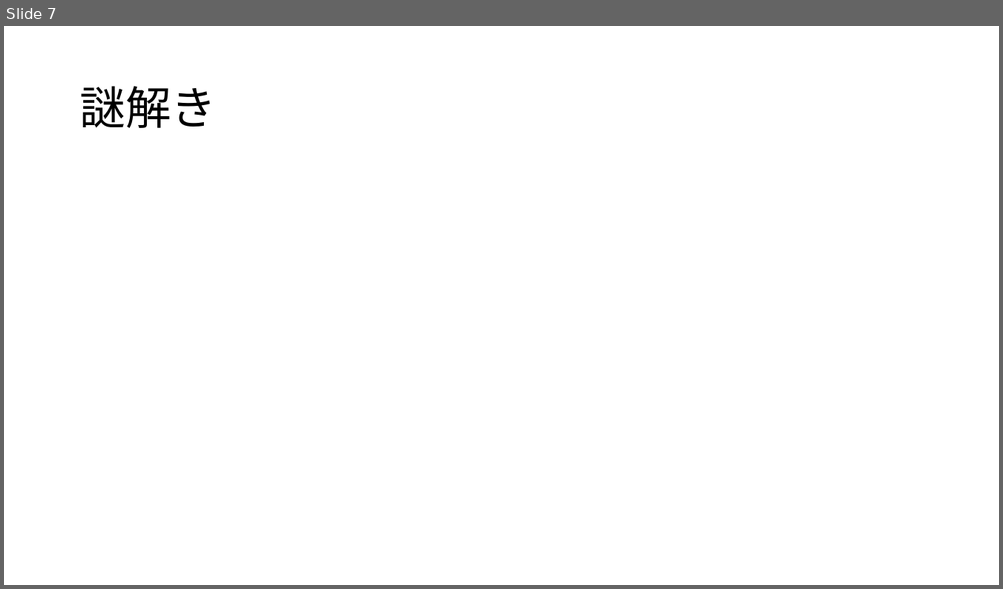
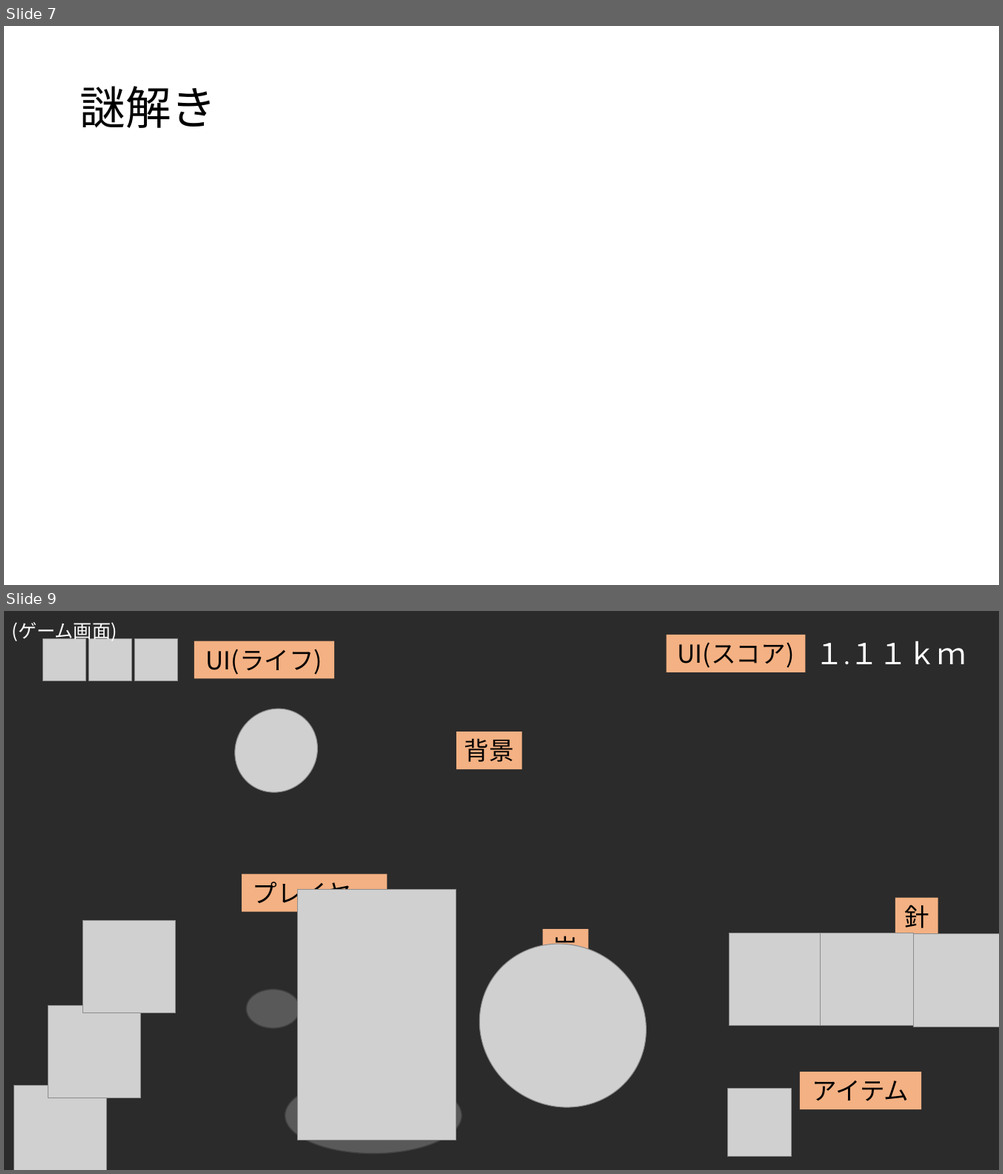
Before and after one commit to anabukiGC/GCLUC2023, a slide deck: 高松ゲーム.pptx. Shown one above the other, each under a label of ours: slide 7 before the commit, slides 7 and 9 after it; the slides between them are not shown. The pictures are 1003x589 and 1003x1174 pixels, drawn with LibreOffice and Linux fonts; fonts in the diff are those of the drawing; grey boxes stand for pictures; background and template pictures are left out; a plain dark background stands for a picture behind light text. Boxes give left, top, right and bottom in pixels: in the first picture for what was removed or moved away, otherwise in the second. Text is boxed around its words. In the diff, an @@ line names an element or a change of style, - is before the commit and + after.

Commit message:
ゲーム画面イメージ

```diff
--- a/高松ゲーム.pptx
+++ b/高松ゲーム.pptx
@@ slide 9 added at [4, 611, 999, 1170], background picture (left out) @@
@@ text added at [12, 622, 117, 642], 18 pt, text #FFFFFF @@
+(ゲーム画面)
@@ picture added at [42, 638, 85, 681] @@
@@ picture added at [89, 638, 131, 681] @@
@@ picture added at [135, 638, 178, 681] @@
@@ rectangle added at [194, 641, 335, 678], fill #F4B183, 24 pt, text #000000 @@
+UI(ライフ)
@@ rectangle added at [666, 635, 805, 672], fill #F4B183, 24 pt, text #000000 @@
+UI(スコア)
@@ text added at [814, 641, 965, 664], 28 pt, text #FFFFFF @@
+１.１１ｋｍ
@@ picture added at [219, 692, 334, 809] @@
@@ rectangle added at [456, 732, 522, 769], fill #F4B183, 24 pt, text #000000 @@
+背景
@@ rectangle added at [242, 874, 387, 911], fill #F4B183, 24 pt, text #000000 @@
+プレイヤー
@@ picture added at [297, 890, 456, 1141] @@
@@ rectangle added at [896, 898, 938, 936], fill #F4B183, 24 pt, text #000000 @@
+針
@@ picture added at [83, 920, 176, 1013] @@
@@ picture added at [447, 912, 678, 1140] @@
@@ rectangle added at [543, 930, 588, 967], fill #F4B183, 24 pt, text #000000 @@
+岩
@@ picture added at [728, 934, 821, 1026] @@
@@ picture added at [820, 934, 913, 1026] @@
@@ picture added at [913, 934, 999, 1027] @@
@@ picture added at [48, 1006, 141, 1099] @@
@@ ellipse added at [247, 990, 300, 1029], fill #595959, outline #404040 1 pt @@
@@ rectangle added at [800, 1072, 921, 1110], fill #F4B183, 24 pt, text #000000 @@
+アイテム
@@ picture added at [14, 1085, 106, 1170] @@
@@ ellipse added at [285, 1078, 462, 1154], fill #595959, outline #404040 1 pt @@
@@ picture added at [728, 1089, 791, 1157] @@
```
Also in this commit, not shown: 2 other slides added.
